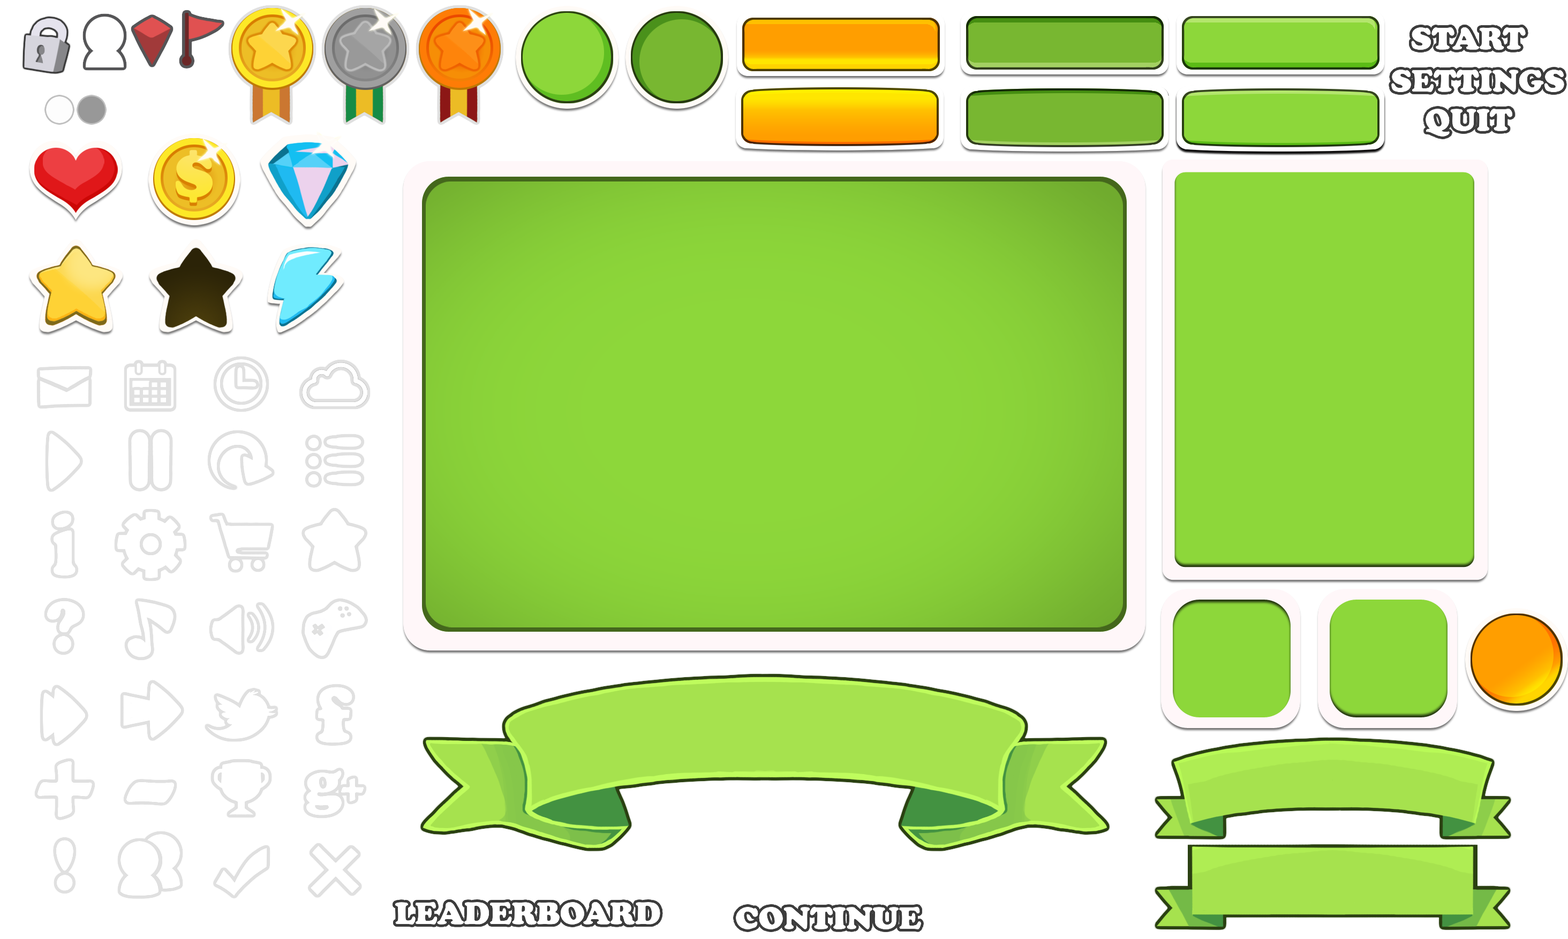
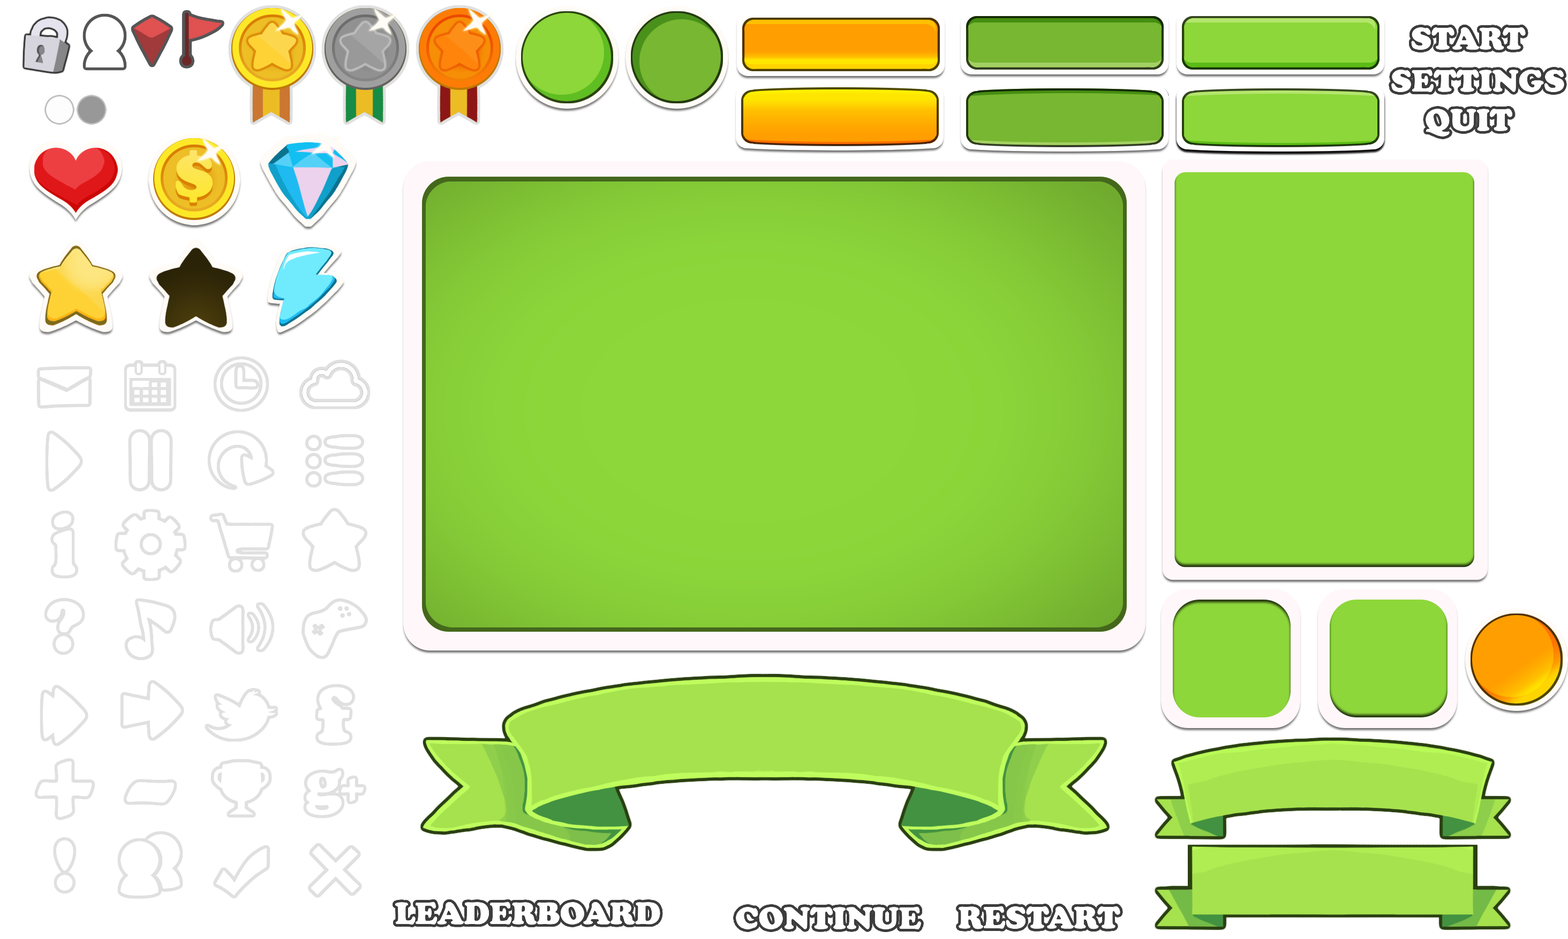
Layered file, before and after one edit (1568x939). Changes by layer:
added layer "RESTART copy 2" above "RESTART copy" over 958, 906, 1121, 930
added layer "RESTART copy" above "RESTART" over 958, 906, 1121, 930
added layer "RESTART" above "CONTINUE" over 958, 906, 1121, 930
added layer "Layer 54" in group "Bigbar" over 735, 907, 920, 930